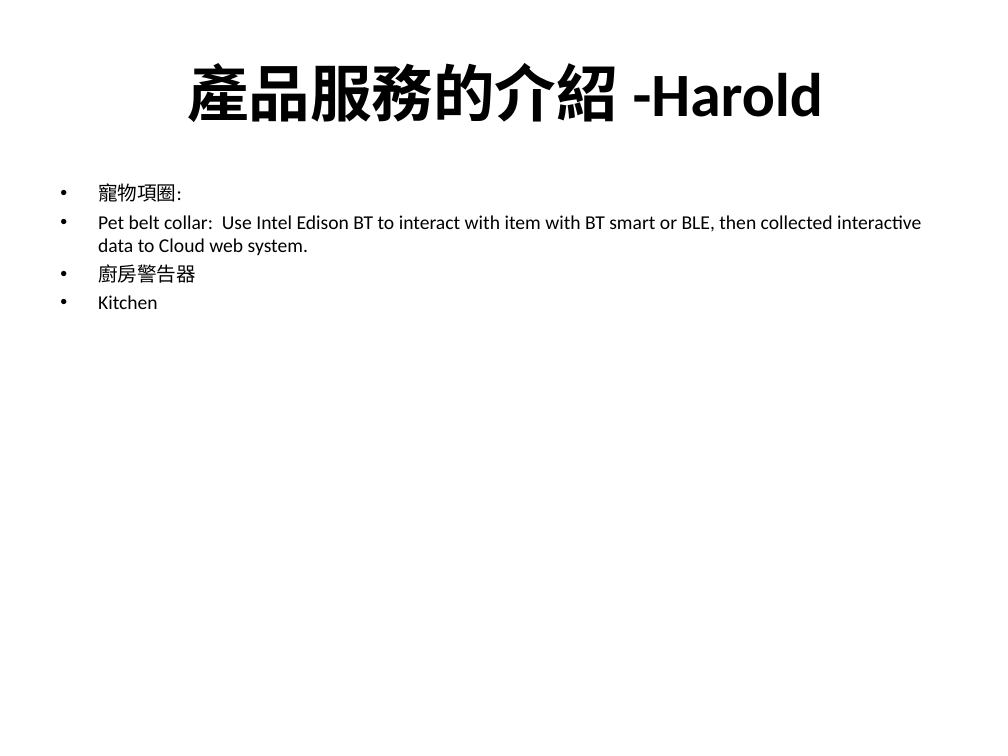
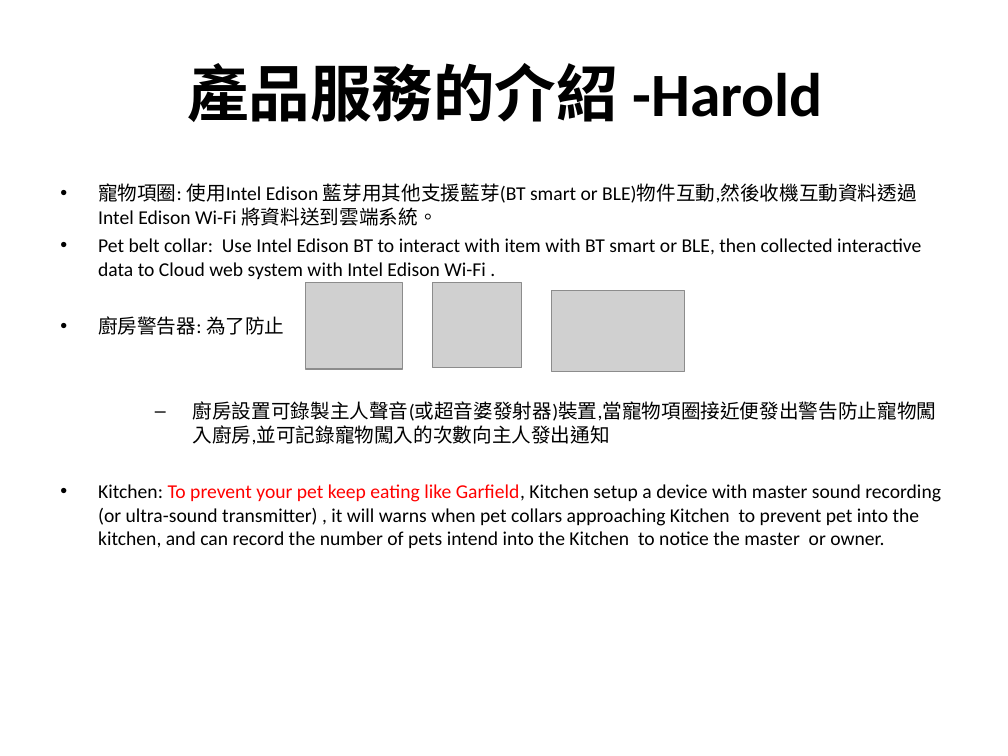
Before and after one commit to HaroldYang/ePetCareCloud, a slide deck: slide 5 of Doc/ePetCareCloud企劃案簡報.ppt. Drawn at 1008x756 pixels with LibreOffice and Linux fonts; fonts in the diff are those of the drawing; grey boxes stand for pictures; background and template pictures are left out. Boxes give left, top, right and bottom in pixels: in the first picture for what was removed or moved away, otherwise in the second. Text is boxed around its words. In the diff, an @@ line names an element or a change of style, - is before the commit and + after.

```diff
--- a/Doc/ePetCareCloud企劃案簡報.ppt
+++ b/Doc/ePetCareCloud企劃案簡報.ppt
@@ text at <box>98,183,941,548</box>: text changed @@
-  • 寵物項圈:
-  • Pet belt collar: Use Intel Edison BT to interact with item with BT smart or BLE, then collected interactive data to Cloud web system.
-  • 廚房警告器
-  • Kitchen
+  • 寵物項圈: 使用Intel Edison 藍芽用其他支援藍芽(BT smart or BLE)物件互動,然後收機互動資料透過Intel Edison Wi-Fi 將資料送到雲端系統。
+  • Pet belt collar: Use Intel Edison BT to interact with item with BT smart or BLE, then collected interactive data to Cloud web system with Intel Edison Wi-Fi .
+  • 廚房警告器: 為了防止
+      – 廚房設置可錄製主人聲音(或超音婆發射器)裝置,當寵物項圈接近便發出警告防止寵物闖入廚房,並可記錄寵物闖入的次數向主人發出通知
+  • Kitchen: To prevent your pet keep eating like Garfield, Kitchen setup a device with master sound recording (or ultra-sound transmitter) , it will warns when pet collars approaching Kitchen to prevent pet into the kitchen, and can record the number of pets intend into the Kitchen to notice the master or owner.
@@ picture added at <box>305,283,402,370</box> @@
@@ picture added at <box>432,283,521,368</box> @@
@@ picture added at <box>551,290,684,371</box> @@
```
Also in this commit, not shown: 2 other slides changed, 3 slides added.
